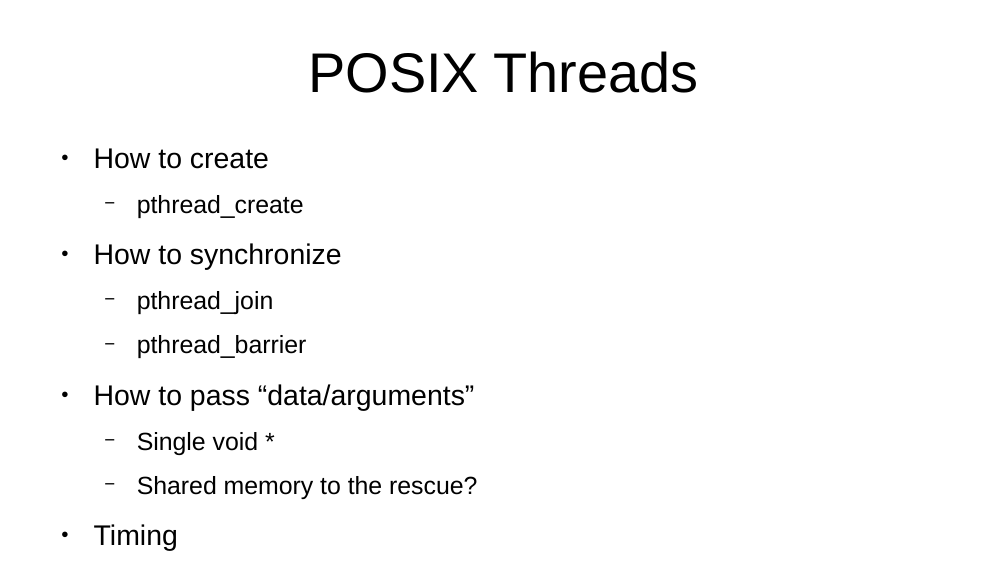
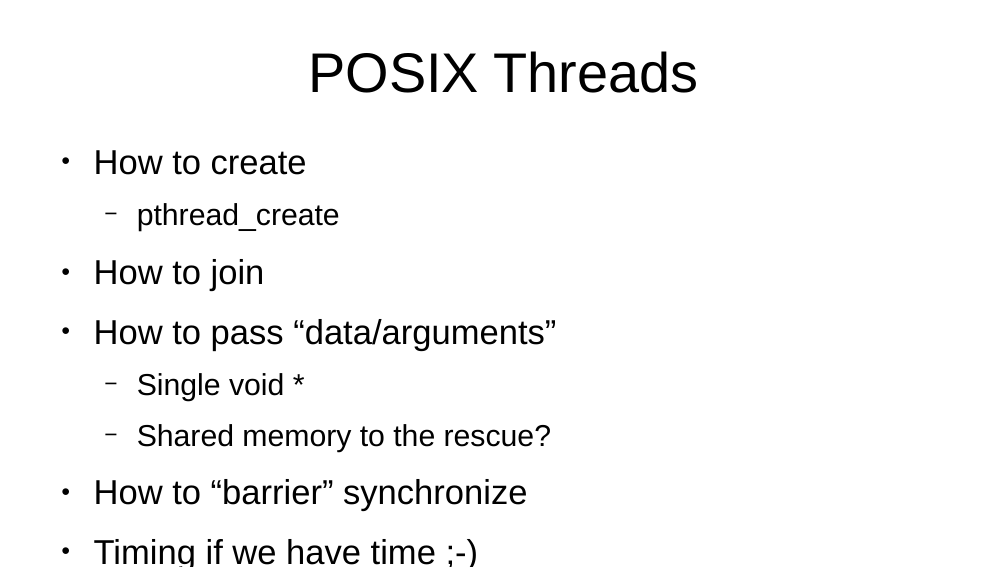
Before and after one commit to jappavoo/cudasudawuda, a slide deck: slide 2 of content/part1/disc0/slides.odp. Drawn at 1008x567 pixels with LibreOffice and Linux fonts; fonts in the diff are those of the drawing. Boxes give left, top, right and bottom in pixels: in the first picture for what was removed or moved away, otherwise in the second. Text is boxed around its words. In the diff, an @@ line names an element or a change of style, - is before the commit and + after.

Commit message:
slides draft

```diff
--- a/content/part1/disc0/slides.odp
+++ b/content/part1/disc0/slides.odp
@@ text at <box>94,150,556,452</box>: size 22.4 to 27.2 pt in "How to create", "How to pass “data/arguments”"; size 19.6 to 23.8 pt in "pthread_create", "Single void *", "Shared memory to the rescue?" @@
@@ text at <box>94,259,265,291</box>: text changed; size 19.6 to 27.2 pt @@
-● How to synchronize
-  − pthread_join
-  − pthread_barrier
+● How to join
@@ text at <box>94,479,527,567</box>: text changed; size 22.4 to 27.2 pt @@
-● Timing
+● How to “barrier” synchronize
+● Timing if we have time ;-)
```
Also in this commit, not shown: 1 other slide changed, 23 slides added.
